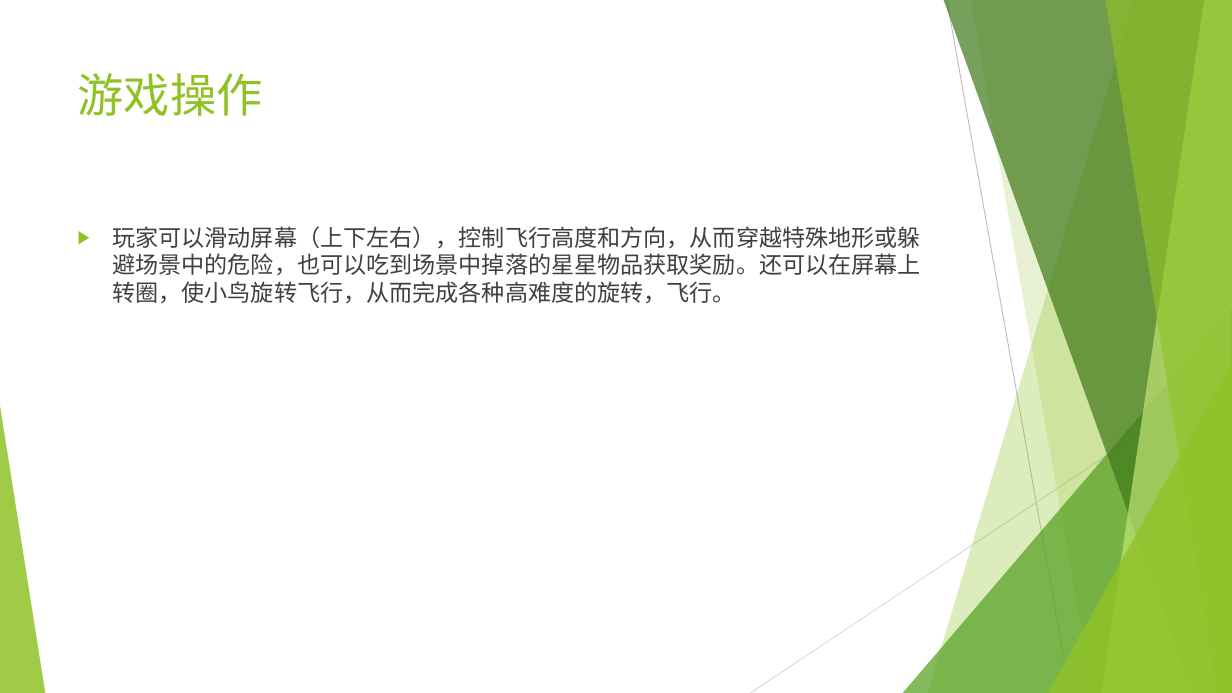
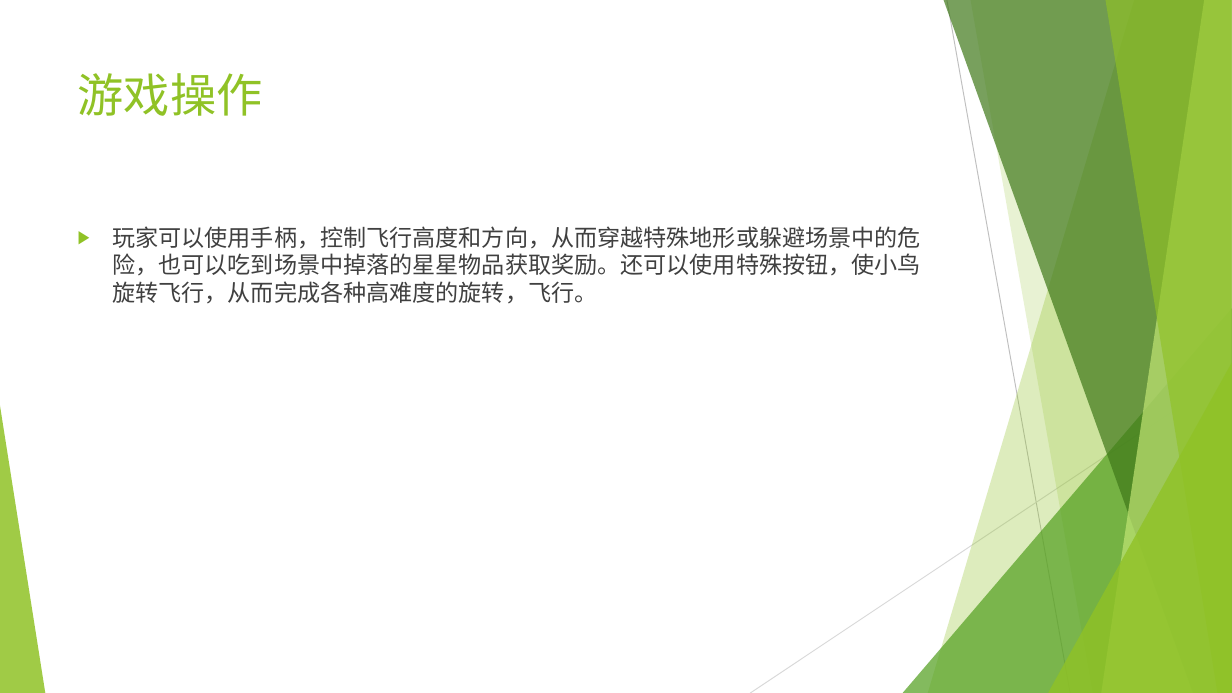
Before and after one commit to ThreePeopleGame/Death, a slide deck: slide 5 of Share/每周命题游戏设计/葛美玲/四季.pptx. Drawn at 1232x693 pixels with LibreOffice and Linux fonts; fonts in the diff are those of the drawing. Boxes give left, top, right and bottom in pixels: in the first picture for what was removed or moved away, otherwise in the second. Text is boxed around its words. In the diff, an @@ line names an element or a change of style, - is before the commit and + after.

Commit message:
1
1

```diff
--- a/Share/每周命题游戏设计/葛美玲/四季.pptx
+++ b/Share/每周命题游戏设计/葛美玲/四季.pptx
@@ text at (112,226,920,303): text changed @@
-▶ 玩家可以滑动屏幕（上下左右），控制飞行高度和方向，从而穿越特殊地形或躲避场景中的危险，也可以吃到场景中掉落的星星物品获取奖励。还可以在屏幕上转圈，使小鸟旋转飞行，从而完成各种高难度的旋转，飞行。
+▶ 玩家可以使用手柄，控制飞行高度和方向，从而穿越特殊地形或躲避场景中的危险，也可以吃到场景中掉落的星星物品获取奖励。还可以使用特殊按钮，使小鸟旋转飞行，从而完成各种高难度的旋转，飞行。
```
